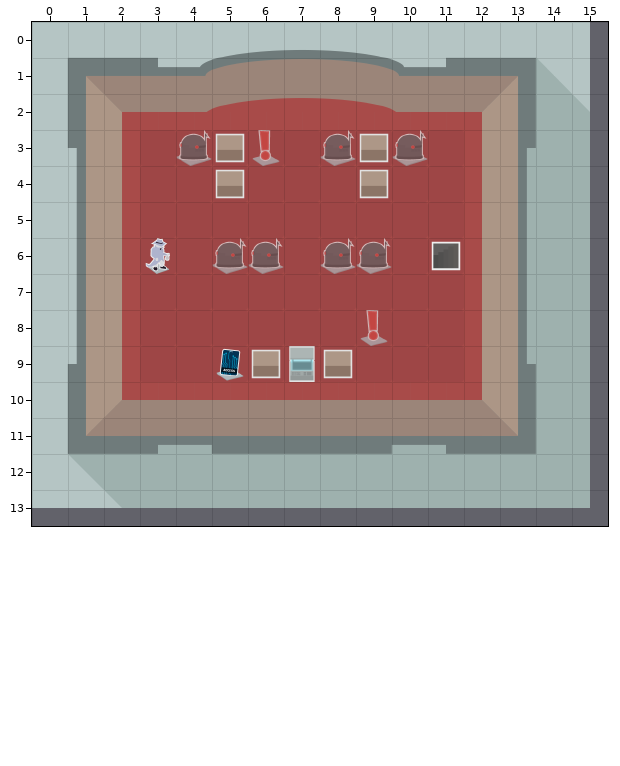
An edit to a level. Tiled map (JSON), src/resources/maps/level-4-floor-3.json. The picture above is the old version.
Cells are 75x75 px. Shown: x 0..15, y 0..13.
The result:
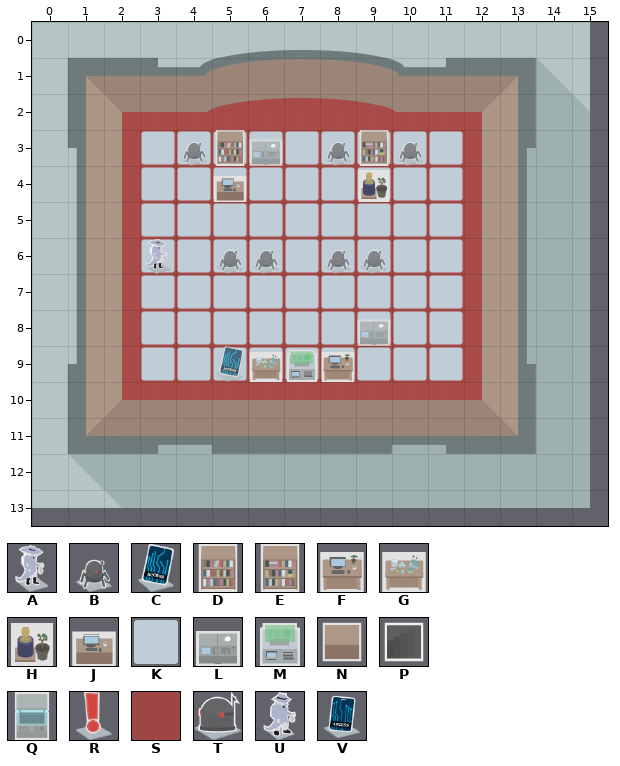
Key: from "assets": A 0 "START", B 2 "ENEMY", C 11 "KEY", D 18 "WALL", E 19 "WALL", F 27 "WALL", G 36 "WALL", H 37 "WALL", J 42 "WALL", K 57 "BLANK", L 61 "SHIELD_CONTROL", M 62 "SHOP"; from "tiles": N 0, P 1, Q 2, R 3, S 5, T 6, U 7, V 9.
_ is an empty cell, . an unchanged one.
Objects are placed by their top-left corner, in cells (3,4 is the top-left corner of cell 3,4); size is 1x1 cell unless given.
Edits made:
--- layer "Tiles"
@@ x 3..11 @@
- 3 SSSSSSSSS
- 4 SSSSSSSSS
- 5 SSSSSSSSS
- 6 SSSSSSSSS
- 7 SSSSSSSSS
- 8 SSSSSSSSS
- 9 SSSSSSSSS
+ 3 KKKKKKKKK
+ 4 KKKKKKKKK
+ 5 KKKKKKKKK
+ 6 KKKKKKKKK
+ 7 KKKKKKKKK
+ 8 KKKKKKKKK
+ 9 KKKKKKKKK
--- layer "Assets"
@@ x 5..9 @@
- 3 N...N
- 4 N...N
+ 3 D...E
+ 4 J...H
@@ x 3..11 @@
- 6 U.......P
+ 6 A......._
@@ x 5..8 @@
- 9 VNQN
+ 9 _GMF
--- layer "Random Key"
+C "KEY" at 5,9
--- layer "Random Enemies"
+B "ENEMY" at 4,3
+B "ENEMY" at 8,3
+B "ENEMY" at 10,3
+B "ENEMY" at 5,6
+B "ENEMY" at 6,6
+B "ENEMY" at 8,6
+B "ENEMY" at 9,6
-T at 4,3
-T at 8,3
-T at 10,3
-T at 8,6
-T at 9,6
-T at 5,6
-T at 6,6
--- layer "Shield"
+L "SHIELD_CONTROL" at 6,3
+L "SHIELD_CONTROL" at 9,8
-R at 6,3
-R at 9,8
